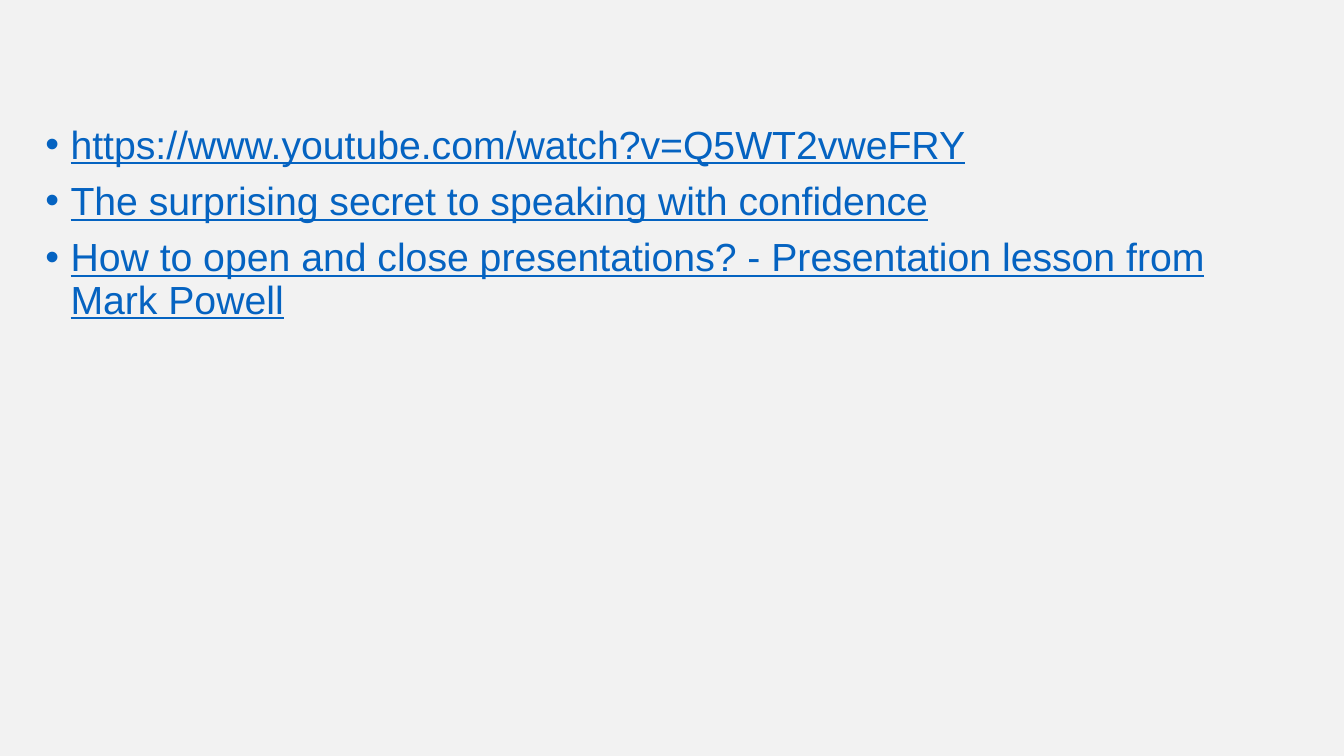
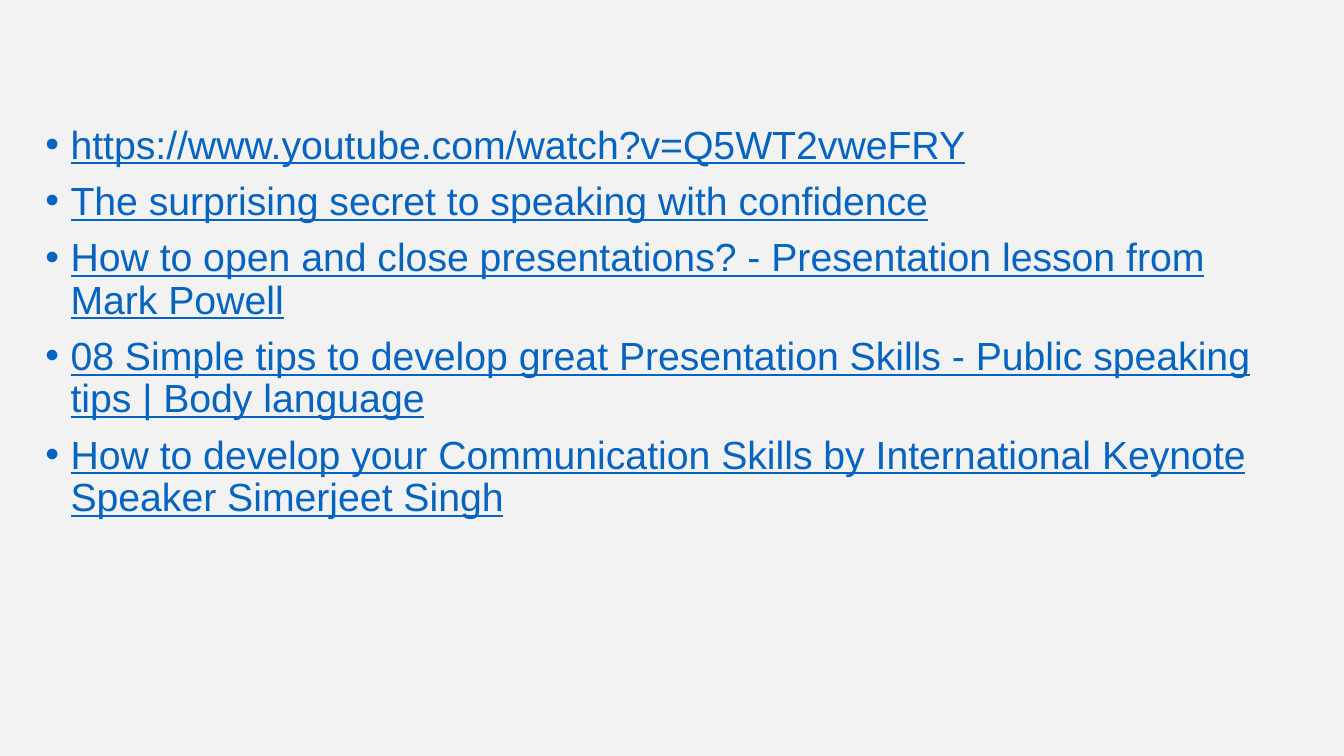
Before and after one commit to bharatmane/presentations, a slide deck: slide 65 of The Art of Presentation/The Art of Presentation.pptx (slide 58 before the commit). Drawn at 1344x756 pixels with LibreOffice and Linux fonts; fonts in the diff are those of the drawing. Boxes give left, top, right and bottom in pixels: in the first picture for what was removed or moved away, otherwise in the second. Text is boxed around its words. In the diff, an @@ line names an element or a change of style, - is before the commit and + after.

```diff
--- a/The Art of Presentation/The Art of Presentation.pptx
+++ b/The Art of Presentation/The Art of Presentation.pptx
@@ text at (x1=71, y1=341, x2=1250, y2=519): paragraphs added @@
+• 08 Simple tips to develop great Presentation Skills - Public speaking tips | Body language
+• How to develop your Communication Skills by International Keynote Speaker Simerjeet Singh
```
Also in this commit, not shown: 6 other slides changed, 7 slides added.
